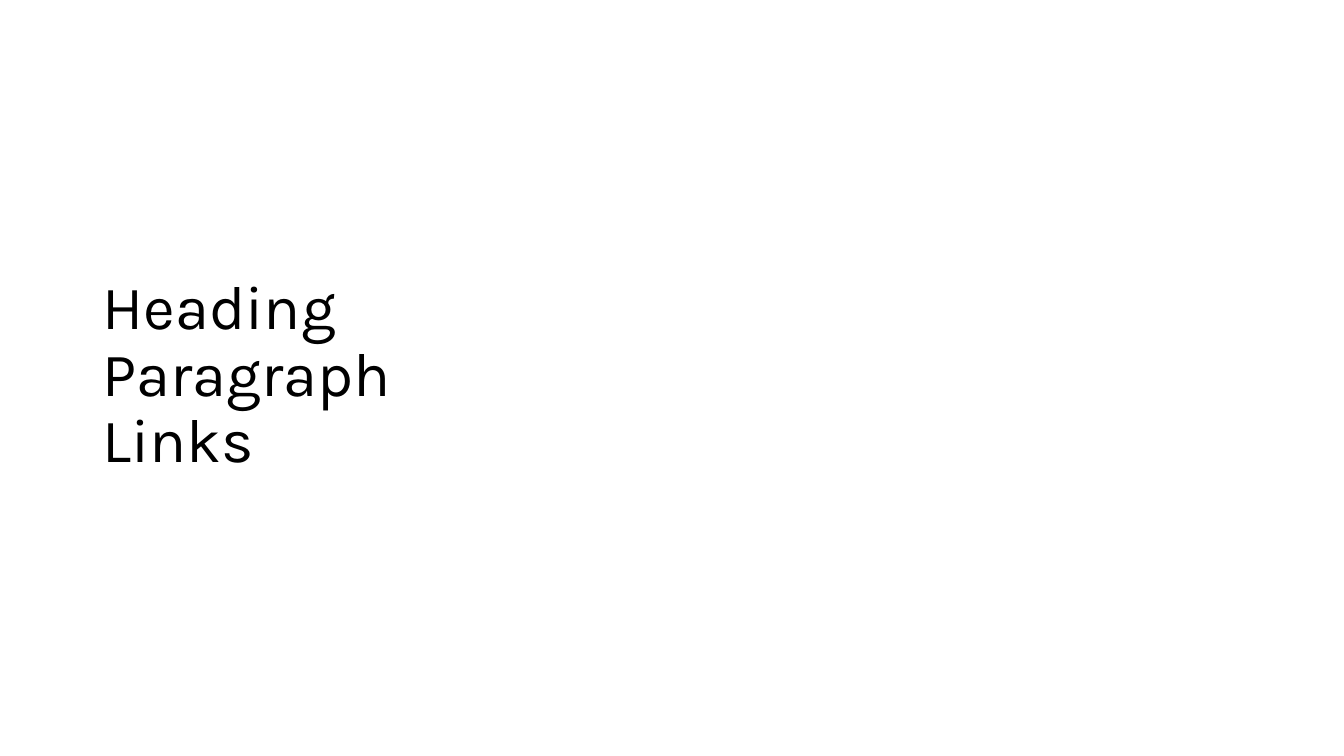
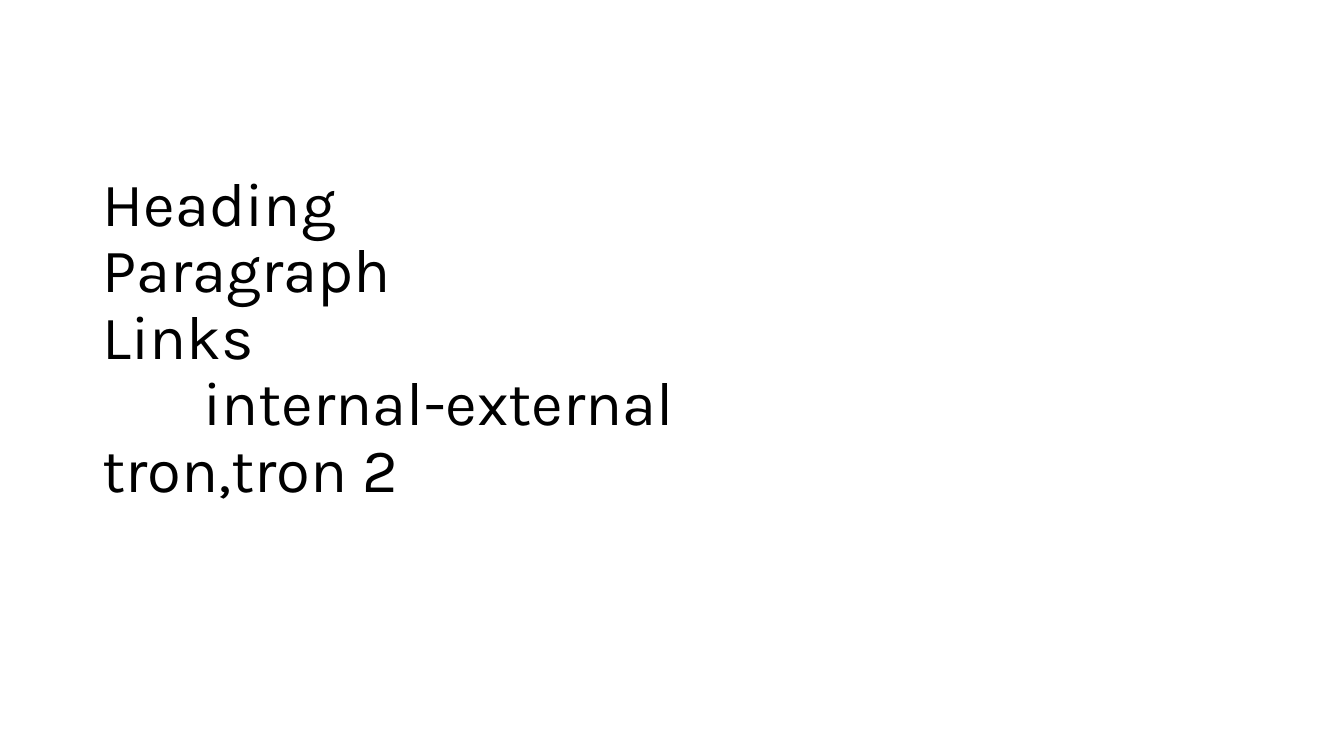
Before and after one commit to PiyushChaturvedii/batch07, a slide deck: slide 12 of day03.pptx. Drawn at 1344x756 pixels with LibreOffice and Linux fonts; fonts in the diff are those of the drawing. Boxes give left, top, right and bottom in pixels: in the first picture for what was removed or moved away, otherwise in the second. Text is boxed around its words. In the diff, an @@ line names an element or a change of style, - is before the commit and + after.

Commit message:
links

```diff
--- a/day03.pptx
+++ b/day03.pptx
@@ title at (102,183,673,499): text changed @@
-Heading
-Paragraph
-Links
+Heading
+Paragraph
+Links
+internal-external
+tron,tron 2
```
Also in this commit, not shown: 7 other files.
